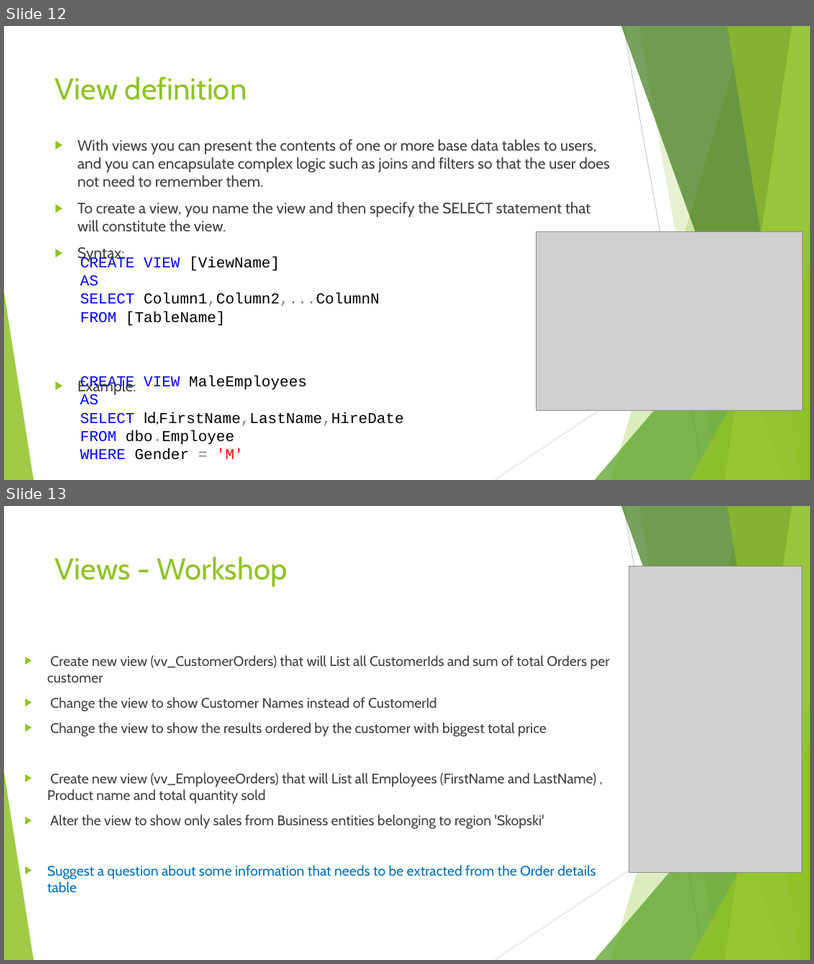
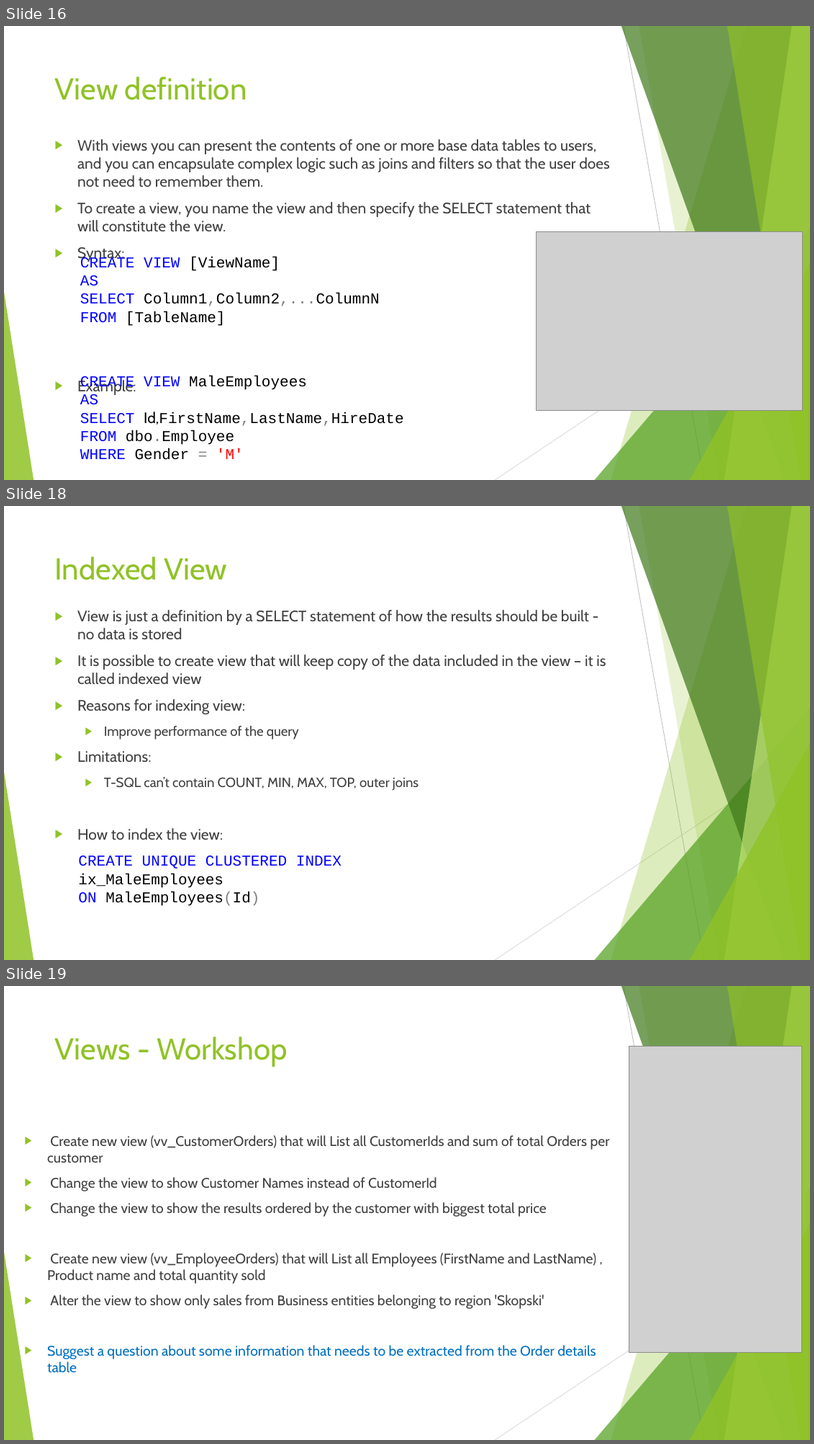
Before and after one commit to sedc-codecademy/sedc7-07-databasedevdesign, a slide deck: g1/Class 3/Presentation/Database Development and Design - Session 3.pptx. Shown one above the other, each under a label of ours: slides 12 and 13 before the commit, slides 16, 18 and 19 after it; the slides between them are not shown. The pictures are 814x964 and 814x1444 pixels, drawn with LibreOffice and Linux fonts; fonts in the diff are those of the drawing; grey boxes stand for pictures. Boxes give left, top, right and bottom in pixels: in the first picture for what was removed or moved away, otherwise in the second. Text is boxed around its words. In the diff, an @@ line names an element or a change of style, - is before the commit and + after.

```diff
--- a/g1/Class 3/Presentation/Database Development and Design - Session 3.pptx
+++ b/g1/Class 3/Presentation/Database Development and Design - Session 3.pptx
@@ slide 18 added at [4, 506, 810, 960], background #FFFFFF; not listed: 10 template elements that a slide beside it also shows @@
@@ title added at [55, 556, 227, 580], 36 pt, text #90C226 @@
+Indexed View
@@ text added at [77, 610, 606, 839], 18 pt, text #404040 @@
+▶ View is just a definition by a SELECT statement of how the results should be built - no data is stored
+▶ It is possible to create view that will keep copy of the data included in the view – it is called indexed view
+▶ Reasons for indexing view:
+  ▶ Improve performance of the query
+▶ Limitations:
+  ▶ T-SQL can’t contain COUNT, MIN, MAX, TOP, outer joins
+▶ How to index the view:
@@ text added at [78, 855, 342, 906], 18 pt, text #000000 @@
+CREATE UNIQUE CLUSTERED INDEX ix_MaleEmployees
+ON MaleEmployees(Id)
@@ what was slide 12 is now slide 16 @@
@@ what was slide 13 is now slide 19 @@
```
Also in this commit, not shown: 6 slides changed, 7 other slides added.
